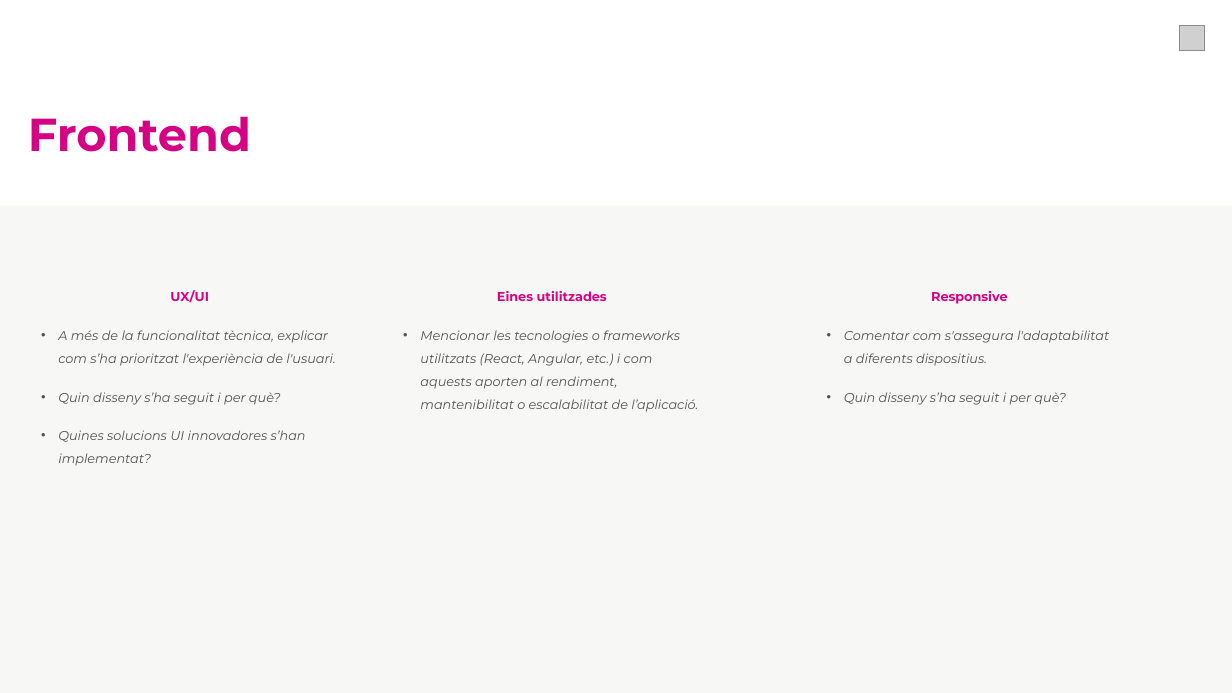
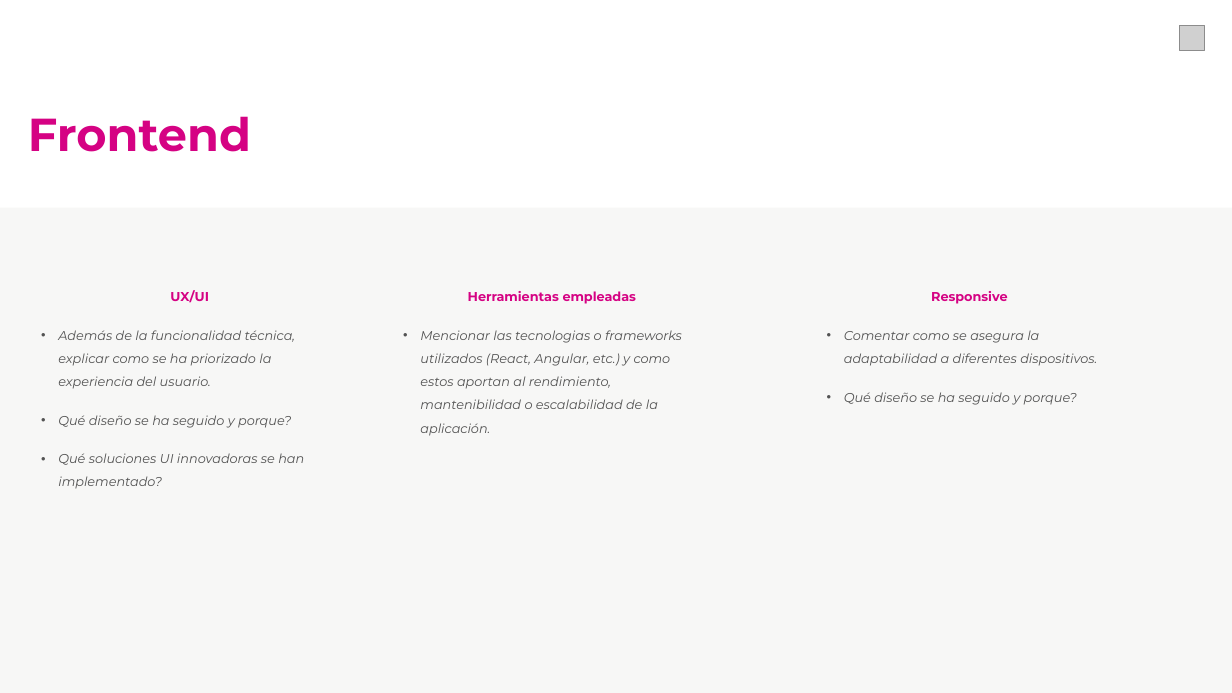
Before and after one commit to cvilafer/Datato_Equipo1_Reto3, a slide deck: slide 3 of Datato2025_Equipo1_Reto3.pptx. Drawn at 1232x693 pixels with LibreOffice and Linux fonts; fonts in the diff are those of the drawing; grey boxes stand for pictures; background and template pictures are left out. Boxes give left, top, right and bottom in pixels: in the first picture for what was removed or moved away, otherwise in the second. Text is boxed around its words. In the diff, an @@ line names an element or a change of style, - is before the commit and + after.

```diff
--- a/Datato2025_Equipo1_Reto3.pptx
+++ b/Datato2025_Equipo1_Reto3.pptx
@@ text at (420, 291, 682, 436): text changed @@
-Eines utilitzades
-• Mencionar les tecnologies o frameworks utilitzats (React, Angular, etc.) i com aquests aporten al rendiment, mantenibilitat o escalabilitat de l’aplicació.
+Herramientas empleadas
+• Mencionar las tecnologias o frameworks utilizados (React, Angular, etc.) y como estos aportan al rendimiento, mantenibilidad o escalabilidad de la aplicación.
@@ text at (58, 330, 304, 489): text changed @@
-• A més de la funcionalitat tècnica, explicar com s’ha prioritzat l'experiència de l'usuari.
-• Quin disseny s’ha seguit i per què?
-• Quines solucions UI innovadores s’han implementat?
+• Además de la funcionalidad técnica, explicar como se ha priorizado la experiencia del usuario.
+• Qué diseño se ha seguido y porque?
+• Qué soluciones UI innovadoras se han implementado?
@@ text at (844, 330, 1097, 405): text changed @@
-• Comentar com s'assegura l'adaptabilitat a diferents dispositius.
-• Quin disseny s’ha seguit i per què?
+• Comentar como se asegura la adaptabilidad a diferentes dispositivos.
+• Qué diseño se ha seguido y porque?
```
Also in this commit, not shown: 7 other slides changed.
